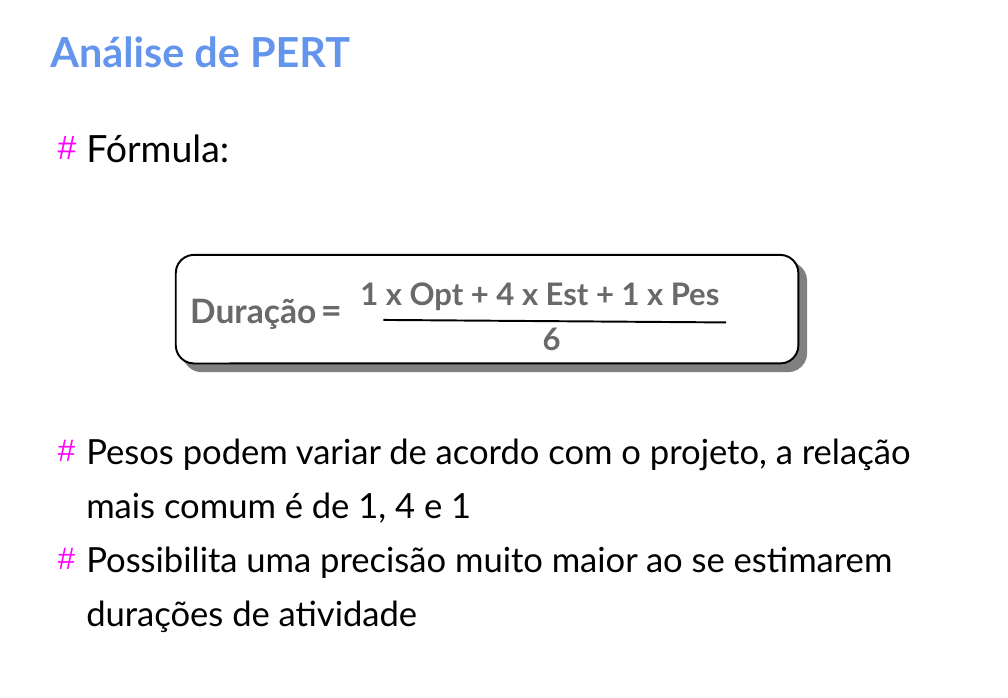
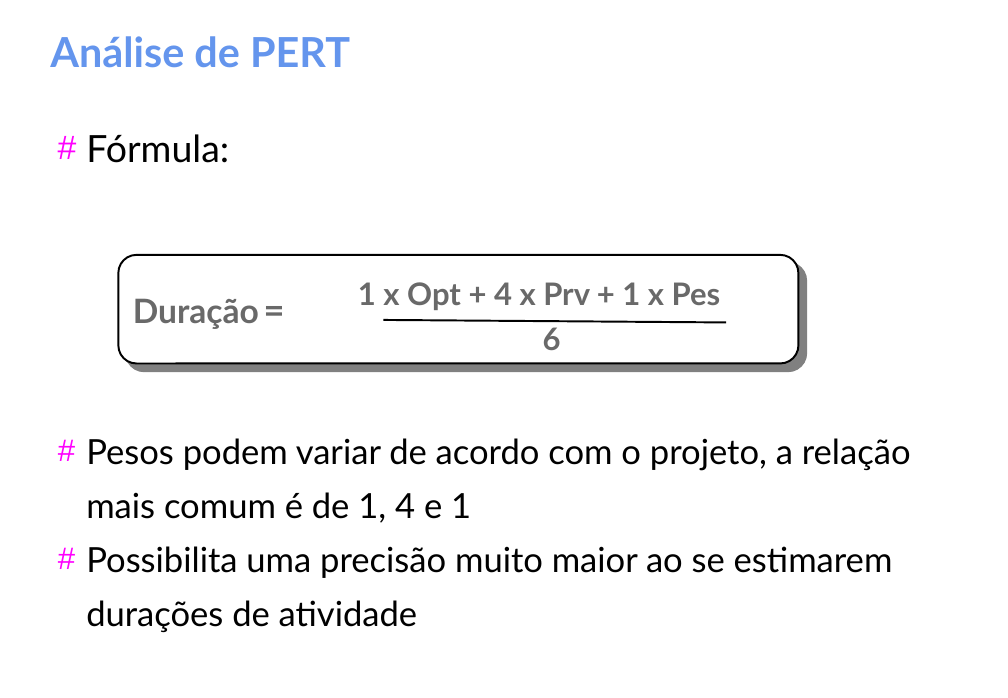
Before and after one commit to gomesluiz/gestao-de-projetos, a slide deck: slide 22 of aulas/project-aula-02.odp (slide 21 before the commit). Drawn at 1008x698 pixels with LibreOffice and Linux fonts; fonts in the diff are those of the drawing. Boxes give left, top, right and bottom in pixels: in the first picture for what was removed or moved away, otherwise in the second. Text is boxed around its words. In the diff, an @@ line names an element or a change of style, - is before the commit and + after.

```diff
--- a/aulas/project-aula-02.odp
+++ b/aulas/project-aula-02.odp
@@ rounded rectangle "Duração =": place and size @@
-rounded rectangle "Duração =" at bbox=[176, 255, 798, 364]
+rounded rectangle "Duração =" at bbox=[118, 255, 798, 364]
@@ text at bbox=[358, 282, 721, 310]: text changed @@
-1 x Opt + 4 x Est + 1 x Pes
+1 x Opt + 4 x Prv + 1 x Pes
```
Also in this commit, not shown: 32 other slides changed, 1 slide added, 44 other files.
